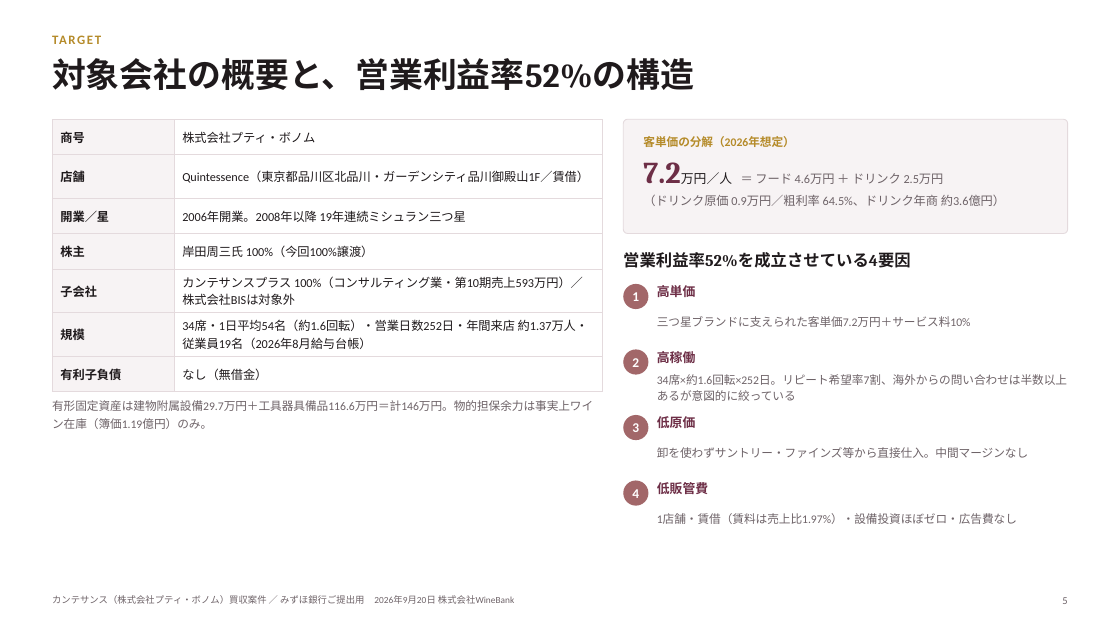
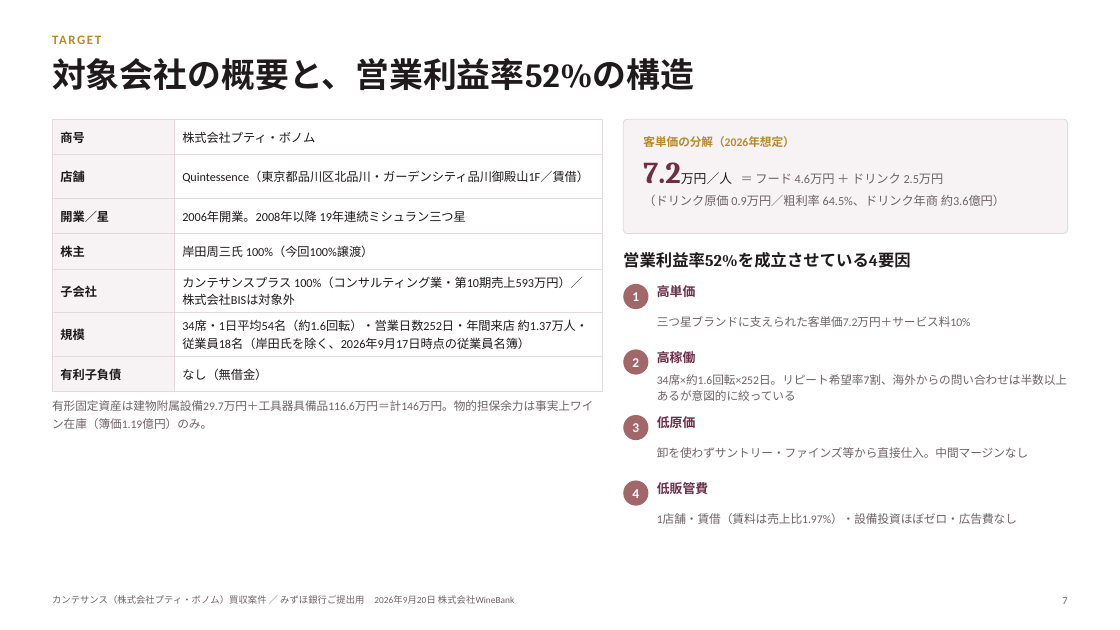
Before and after one commit to nakano-winebank/wine-auction, a slide deck: slide 7 of M&A/カンテサンス/カンテサンス_銀行ご提出用資料.pptx (slide 5 before the commit). Drawn at 1120x630 pixels with LibreOffice and Linux fonts; fonts in the diff are those of the drawing. Boxes give left, top, right and bottom in pixels: in the first picture for what was removed or moved away, otherwise in the second. Text is boxed around its words. In the diff, an @@ line names an element or a change of style, - is before the commit and + after.

```diff
--- a/M&A/カンテサンス/カンテサンス_銀行ご提出用資料.pptx
+++ b/M&A/カンテサンス/カンテサンス_銀行ご提出用資料.pptx
@@ table at (52, 119, 602, 384) @@
-row 6, column 2: 34席・1日平均54名（約1.6回転）・営業日数252日・年間来店 約1.37万人・従業員19名（2026年8月給与台帳）
+row 6, column 2: 34席・1日平均54名（約1.6回転）・営業日数252日・年間来店 約1.37万人・従業員18名（岸田氏を除く、2026年9月17日時点の従業員名簿）
```
Also in this commit, not shown: 28 other slides changed, 2 slides added, 3 other files.
